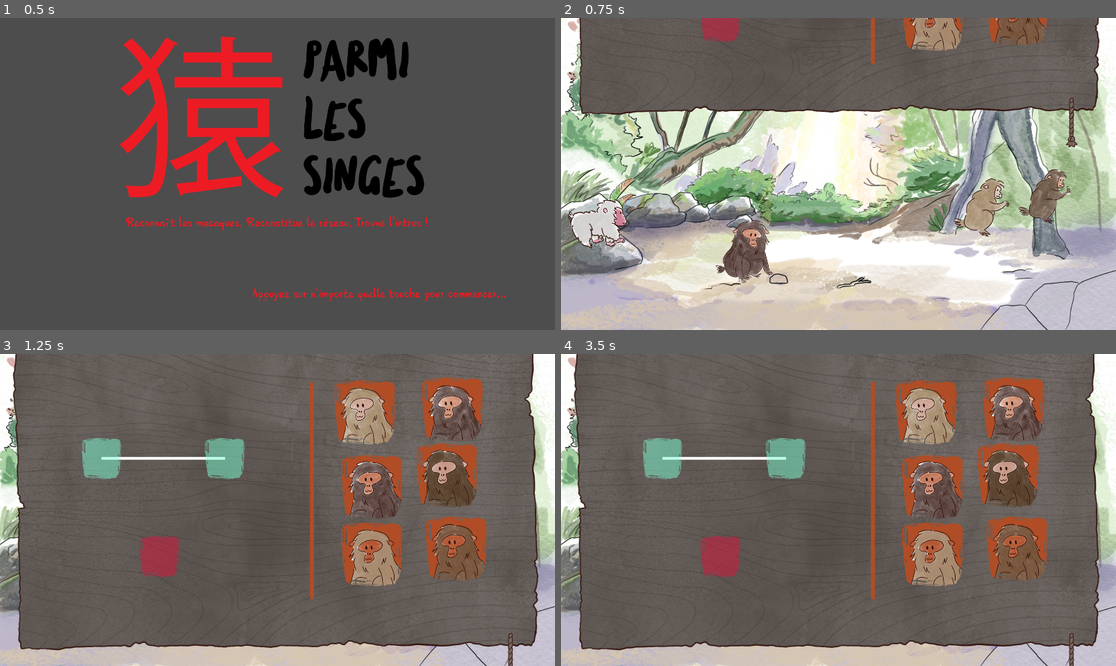
Above: before the commit, frames 1-4 (two rows, left to right).
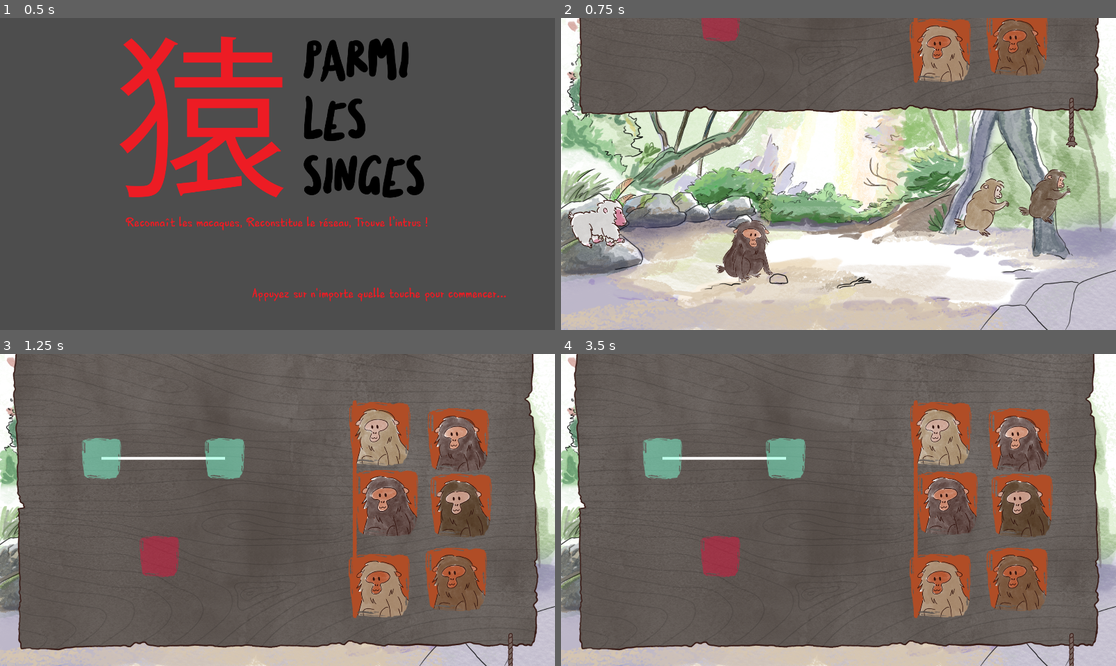
Above: after the commit, the same moments.

Repository: ManonMarchand/scientific-game-jam-25
Game: Godot game, scene res://game/intro.tscn
Same seed, same stepped clock (60 frames per second), same inputs: the game is played once before the commit and once after it. The engine's default icon, where the game draws it, is replaced by a stand-in: a white triangle on a blue panel in a dark square.
Inputs (mouse positions are in pixels of both pictures, inside the frame that each line leads up to):
- Up to frame 1 (0.5 s): no input
- Up to frame 2 (0.75 s): tap N at 0.5 s; move the mouse to (960, 158) at 0.52 s; hold D (move_right) from 0.53 s (still down); tap Space (toggle_panel) at 0.6 s; click (960, 158) at 0.67 s
- Up to frame 3 (1.25 s): keep holding D (move_right)
- Up to frame 4 (3.5 s): release D (move_right) at 1.25 s; drag from (1071, 659) to (927, 413) at 1.27 s; move the mouse to (982, 544) at 2.02 s; hold D (move_right) 2.03-2.75 s; tap Space (toggle_panel) at 2.1 s; click (982, 544) at 2.17 s; drag from (927, 413) to (932, 488) at 2.77 s

Frame 1 is identical in both runs. In frame 2, 3.4% of the frame differs, in the area x 55-88%, y 0-21%; in frame 3, 14%, in the area x 55-89%, y 7-85%; in frame 4, 14%.

Commit message:
Ajout Level 3

Diff:
--- a/monkey/levels/level_3/level_3.tscn
+++ /dev/null
@@ -1,23 +0,0 @@
-[gd_scene load_steps=7 format=3 uid="uid://bn5bm7xm2ie11"]
-
-[ext_resource type="Script" path="res://stage/stage.gd" id="1_u8nwm"]
-[ext_resource type="PackedScene" uid="uid://cgho70gaqq117" path="res://levels/level_3/substage_3_1.tscn" id="2_surhm"]
-[ext_resource type="PackedScene" uid="uid://dw0osuuj056bv" path="res://levels/level_3/substage_3_2.tscn" id="3_mi0ku"]
-[ext_resource type="PackedScene" uid="uid://cd8g353hqck3h" path="res://switch-panel/switch_panel.tscn" id="4_318iw"]
-[ext_resource type="PackedScene" uid="uid://sni25viakfdc" path="res://levels/level_3/level_3_panel.tscn" id="5_4dgje"]
-[ext_resource type="PackedScene" uid="uid://c4ysry6xndv5u" path="res://player/player.tscn" id="6_be3gi"]
-
-[node name="Stage2" type="Node2D"]
-script = ExtResource("1_u8nwm")
-substage_list = Array[PackedScene]([ExtResource("2_surhm"), ExtResource("3_mi0ku")])
-
-[node name="SwitchPanel" parent="." instance=ExtResource("4_318iw")]
-z_index = 10
-panel_scene = ExtResource("5_4dgje")
-
-[node name="Player" parent="." instance=ExtResource("6_be3gi")]
-z_index = 1
-position = Vector2(284, 696)
-
-[connection signal="leave_left" from="Player" to="." method="_on_player_leave_left"]
-[connection signal="leave_right" from="Player" to="." method="_on_player_leave_right"]
--- a/monkey/levels/level_3/level_3_panel.tscn
+++ /dev/null
@@ -1,52 +0,0 @@
-[gd_scene load_steps=5 format=3 uid="uid://sni25viakfdc"]
-
-[ext_resource type="PackedScene" uid="uid://xj4y42plc61i" path="res://panel/diagram_node.tscn" id="1_npw1k"]
-[ext_resource type="PackedScene" uid="uid://bu53lurbsq12e" path="res://panel/link.tscn" id="2_a0u20"]
-[ext_resource type="PackedScene" uid="uid://m0h11i3p4wpb" path="res://panel/portraits/portrait.tscn" id="3_wp4xk"]
-[ext_resource type="PackedScene" uid="uid://dwln8mmiw7tpp" path="res://panel/inventory.tscn" id="4_75whg"]
-
-[node name="Level3" type="Node2D"]
-
-[node name="case1" parent="." instance=ExtResource("1_npw1k")]
-position = Vector2(358, 234)
-
-[node name="case2" parent="." instance=ExtResource("1_npw1k")]
-position = Vector2(783, 231)
-
-[node name="case3" parent="." instance=ExtResource("1_npw1k")]
-position = Vector2(573, 434)
-
-[node name="case4" parent="." instance=ExtResource("1_npw1k")]
-position = Vector2(847, 437)
-is_trespaser_node = true
-
-[node name="Link12" parent="." node_paths=PackedStringArray("node_1", "node_2") instance=ExtResource("2_a0u20")]
-position = Vector2(492, 746)
-node_1 = NodePath("../case1")
-node_2 = NodePath("../case2")
-
-[node name="Link23" parent="." node_paths=PackedStringArray("node_1", "node_2") instance=ExtResource("2_a0u20")]
-position = Vector2(1368, 307)
-node_1 = NodePath("../case2")
-node_2 = NodePath("../case3")
-
-[node name="Link13" parent="." node_paths=PackedStringArray("node_1", "node_2") instance=ExtResource("2_a0u20")]
-position = Vector2(1368, 307)
-node_1 = NodePath("../case1")
-node_2 = NodePath("../case3")
-
-[node name="Portrait" parent="." instance=ExtResource("3_wp4xk")]
-position = Vector2(1169, 166)
-
-[node name="Portrait2" parent="." instance=ExtResource("3_wp4xk")]
-position = Vector2(1117, 343)
-
-[node name="Portrait3" parent="." instance=ExtResource("3_wp4xk")]
-position = Vector2(1180, 581)
-
-[node name="Portrait4" parent="." instance=ExtResource("3_wp4xk")]
-position = Vector2(1316, 467)
-
-[node name="Inventory" parent="." instance=ExtResource("4_75whg")]
-z_index = -1
-position = Vector2(1201, 406)
--- /dev/null
+++ b/monkey/levels/level_3/panel_3.tscn
@@ -0,0 +1,75 @@
+[gd_scene load_steps=10 format=3 uid="uid://gl2dk4mr25j5"]
+
+[ext_resource type="Texture2D" uid="uid://0b4r0psarxia" path="res://assets/panel/PANNEAU.png" id="1_hwnem"]
+[ext_resource type="PackedScene" uid="uid://bu53lurbsq12e" path="res://panel/link.tscn" id="2_vckf3"]
+[ext_resource type="PackedScene" uid="uid://xj4y42plc61i" path="res://panel/diagram_node.tscn" id="3_r056e"]
+[ext_resource type="Texture2D" uid="uid://001wtpqrhsjt" path="res://assets/panel/separation.png" id="4_wdssx"]
+[ext_resource type="PackedScene" uid="uid://nrrbs5nq11tj" path="res://panel/portraits/portrait_ginette.tscn" id="5_jde74"]
+[ext_resource type="PackedScene" uid="uid://djolbi3o3lol3" path="res://panel/portraits/portrait_jean.tscn" id="7_beoto"]
+[ext_resource type="PackedScene" uid="uid://kxqjw53d2for" path="res://panel/portraits/portrait_michel.tscn" id="8_gn1vi"]
+[ext_resource type="PackedScene" uid="uid://c74ek7engj1x8" path="res://panel/portraits/portrait_veronique.tscn" id="10_q5xm5"]
+[ext_resource type="PackedScene" uid="uid://dwln8mmiw7tpp" path="res://panel/inventory.tscn" id="11_bp08c"]
+
+[node name="Level1" type="Node2D"]
+
+[node name="Background" type="Sprite2D" parent="."]
+z_index = -2
+scale = Vector2(0.998438, 1)
+texture = ExtResource("1_hwnem")
+centered = false
+
+[node name="link12" parent="." node_paths=PackedStringArray("node_1", "node_2") instance=ExtResource("2_vckf3")]
+position = Vector2(492, 746)
+node_1 = NodePath("../case1")
+node_2 = NodePath("../case2")
+
+[node name="link13" parent="." node_paths=PackedStringArray("node_1", "node_2") instance=ExtResource("2_vckf3")]
+position = Vector2(492, 746)
+node_1 = NodePath("../case1")
+node_2 = NodePath("../case3")
+
+[node name="link23" parent="." node_paths=PackedStringArray("node_1", "node_2") instance=ExtResource("2_vckf3")]
+position = Vector2(492, 746)
+node_1 = NodePath("../case2")
+node_2 = NodePath("../case3")
+
+[node name="case1" parent="." instance=ExtResource("3_r056e")]
+z_index = 1
+position = Vector2(351, 362)
+
+[node name="case2" parent="." instance=ExtResource("3_r056e")]
+z_index = 1
+position = Vector2(778, 362)
+
+[node name="case3" parent="." instance=ExtResource("3_r056e")]
+z_index = 1
+position = Vector2(598, 657)
+
+[node name="case4" parent="." instance=ExtResource("3_r056e")]
+z_index = 1
+position = Vector2(978, 661)
+is_trespaser_node = true
+
+[node name="Separation" type="Sprite2D" parent="."]
+position = Vector2(1227, 537)
+scale = Vector2(0.772727, 0.772727)
+texture = ExtResource("4_wdssx")
+
+[node name="Portrait1" parent="." instance=ExtResource("5_jde74")]
+position = Vector2(1358, 276)
+portrait_number = 1
+
+[node name="Portrait2" parent="." instance=ExtResource("10_q5xm5")]
+position = Vector2(1613, 321)
+portrait_number = 2
+
+[node name="Portrait3" parent="." instance=ExtResource("7_beoto")]
+position = Vector2(1358, 561)
+portrait_number = 3
+
+[node name="Portrait4" parent="." instance=ExtResource("8_gn1vi")]
+position = Vector2(1606, 614)
+portrait_number = 4
+
+[node name="Inventory" parent="." instance=ExtResource("11_bp08c")]
+position = Vector2(1596, 469)
--- a/monkey/levels/level_3/stage_3.tscn
+++ b/monkey/levels/level_3/stage_3.tscn
@@ -1,21 +1,21 @@
-[gd_scene load_steps=7 format=3 uid="uid://ctx2mrt3aennh"]
+[gd_scene load_steps=7 format=3 uid="uid://cjd5gooe8ukm"]
 
-[ext_resource type="Script" path="res://stage/stage.gd" id="1_s4esh"]
-[ext_resource type="PackedScene" uid="uid://cgho70gaqq117" path="res://levels/level_3/substage_3_1.tscn" id="2_888gr"]
-[ext_resource type="PackedScene" uid="uid://cd8g353hqck3h" path="res://switch-panel/switch_panel.tscn" id="2_f3kl2"]
-[ext_resource type="PackedScene" uid="uid://c4ysry6xndv5u" path="res://player/player.tscn" id="3_1ag4o"]
-[ext_resource type="PackedScene" uid="uid://dw0osuuj056bv" path="res://levels/level_3/substage_3_2.tscn" id="3_sq0hw"]
-[ext_resource type="PackedScene" uid="uid://sni25viakfdc" path="res://levels/level_3/level_3_panel.tscn" id="5_hcxmi"]
+[ext_resource type="Script" path="res://stage/stage.gd" id="1_nkm7g"]
+[ext_resource type="PackedScene" uid="uid://cd8g353hqck3h" path="res://switch-panel/switch_panel.tscn" id="2_a1vag"]
+[ext_resource type="PackedScene" uid="uid://cuwqkxotsq1ef" path="res://levels/level_3/substage_3_1.tscn" id="2_csuqn"]
+[ext_resource type="PackedScene" uid="uid://c4ysry6xndv5u" path="res://player/player.tscn" id="3_6qpo0"]
+[ext_resource type="PackedScene" uid="uid://b2nl16tl71rjc" path="res://levels/level_3/substage_3_2.tscn" id="3_lsvae"]
+[ext_resource type="PackedScene" uid="uid://gl2dk4mr25j5" path="res://levels/level_3/panel_3.tscn" id="3_x16rd"]
 
 [node name="Stage2" type="Node2D"]
-script = ExtResource("1_s4esh")
-substage_list = Array[PackedScene]([ExtResource("2_888gr"), ExtResource("3_sq0hw")])
+script = ExtResource("1_nkm7g")
+substage_list = Array[PackedScene]([ExtResource("2_csuqn"), ExtResource("3_lsvae")])
 
-[node name="SwitchPanel" parent="." instance=ExtResource("2_f3kl2")]
+[node name="SwitchPanel" parent="." instance=ExtResource("2_a1vag")]
 z_index = 10
-panel_scene = ExtResource("5_hcxmi")
+panel_scene = ExtResource("3_x16rd")
 
-[node name="Player" parent="." instance=ExtResource("3_1ag4o")]
+[node name="Player" parent="." instance=ExtResource("3_6qpo0")]
 z_index = 1
 position = Vector2(284, 696)
 
--- a/monkey/levels/level_3/substage_3_1.tscn
+++ b/monkey/levels/level_3/substage_3_1.tscn
@@ -1,6 +1,8 @@
-[gd_scene load_steps=2 format=3 uid="uid://cgho70gaqq117"]
+[gd_scene load_steps=4 format=3 uid="uid://cuwqkxotsq1ef"]
 
-[ext_resource type="PackedScene" uid="uid://cw0aiwfwwm1fo" path="res://monkey/monkey.tscn" id="1_hvr8m"]
+[ext_resource type="PackedScene" uid="uid://cw0aiwfwwm1fo" path="res://monkey/monkey.tscn" id="1_fksor"]
+[ext_resource type="Texture2D" uid="uid://dge2ivieobho0" path="res://assets/backgrounds/lvl3_plage_arriere_plan_1.png" id="2_krr56"]
+[ext_resource type="PackedScene" uid="uid://8nimbq03ewnt" path="res://assets/sounds/ambiance/audio_jungle_base.tscn" id="3_cgivh"]
 
 [node name="Substage" type="Node2D"]
 
@@ -9,7 +11,33 @@
 
 [node name="MonkeyList" type="Node2D" parent="."]
 
-[node name="Monkey" parent="MonkeyList" instance=ExtResource("1_hvr8m")]
-position = Vector2(562, 678)
+[node name="Monkey1" parent="MonkeyList" instance=ExtResource("1_fksor")]
+position = Vector2(363, 817)
+monkey_number = 3
+monkey_animation = 27
+
+[node name="Monkey2" parent="MonkeyList" instance=ExtResource("1_fksor")]
+position = Vector2(964, 814)
+scale = Vector2(-1, 1)
 monkey_number = 1
-monkey_animation = 1
+monkey_animation = 13
+
+[node name="Monkey3" parent="MonkeyList" instance=ExtResource("1_fksor")]
+position = Vector2(830, 821)
+scale = Vector2(-1, 1)
+monkey_number = 2
+monkey_animation = 12
+
+[node name="Monkey4" parent="MonkeyList" instance=ExtResource("1_fksor")]
+position = Vector2(1548, 825)
+monkey_number = 4
+monkey_animation = 16
+monkey_is_intruder = true
+
+[node name="Lvl3PlageArrierePlan1" type="Sprite2D" parent="."]
+z_index = -1
+position = Vector2(963, 544)
+texture = ExtResource("2_krr56")
+
+[node name="Audio" parent="." instance=ExtResource("3_cgivh")]
+position = Vector2(2294, 64)
--- a/monkey/levels/level_3/substage_3_2.tscn
+++ b/monkey/levels/level_3/substage_3_2.tscn
@@ -1,6 +1,9 @@
-[gd_scene load_steps=2 format=3 uid="uid://dw0osuuj056bv"]
+[gd_scene load_steps=5 format=3 uid="uid://b2nl16tl71rjc"]
 
-[ext_resource type="PackedScene" uid="uid://cw0aiwfwwm1fo" path="res://monkey/monkey.tscn" id="1_a0d6p"]
+[ext_resource type="PackedScene" uid="uid://cw0aiwfwwm1fo" path="res://monkey/monkey.tscn" id="1_5pw45"]
+[ext_resource type="Texture2D" uid="uid://c1nnqjvdgv5v2" path="res://assets/backgrounds/lvl3_plage_arriere_plan_2.png" id="2_6f8ji"]
+[ext_resource type="PackedScene" uid="uid://8nimbq03ewnt" path="res://assets/sounds/ambiance/audio_jungle_base.tscn" id="3_upq8s"]
+[ext_resource type="PackedScene" uid="uid://dc1qymq8b4m84" path="res://assets/sounds/ambiance/audio_jungle_piano.tscn" id="4_hpdpt"]
 
 [node name="Substage" type="Node2D"]
 
@@ -9,6 +12,34 @@
 
 [node name="MonkeyList" type="Node2D" parent="."]
 
-[node name="Monkey" parent="MonkeyList" instance=ExtResource("1_a0d6p")]
-position = Vector2(562, 678)
-monkey_animation = 14
+[node name="Monkey1" parent="MonkeyList" instance=ExtResource("1_5pw45")]
+position = Vector2(318, 830)
+monkey_number = 1
+monkey_animation = 7
+
+[node name="Monkey2" parent="MonkeyList" instance=ExtResource("1_5pw45")]
+position = Vector2(457, 839)
+monkey_number = 3
+monkey_animation = 15
+
+[node name="Monkey3" parent="MonkeyList" instance=ExtResource("1_5pw45")]
+position = Vector2(888, 826)
+monkey_number = 2
+monkey_animation = 30
+
+[node name="Monkey4" parent="MonkeyList" instance=ExtResource("1_5pw45")]
+position = Vector2(1550, 756)
+monkey_number = 4
+monkey_animation = 16
+monkey_is_intruder = true
+
+[node name="Lvl3PlageArrierePlan2" type="Sprite2D" parent="."]
+z_index = -1
+position = Vector2(960, 542)
+texture = ExtResource("2_6f8ji")
+
+[node name="Audio" parent="." instance=ExtResource("3_upq8s")]
+position = Vector2(2099, 115)
+
+[node name="Audio2" parent="." instance=ExtResource("4_hpdpt")]
+position = Vector2(2090, 204)
--- a/monkey/panel/panel.tscn
+++ b/monkey/panel/panel.tscn
@@ -39,30 +39,27 @@
 is_trespaser_node = true
 
 [node name="Separation" type="Sprite2D" parent="."]
-position = Vector2(1079, 473)
+position = Vector2(1227, 537)
 scale = Vector2(0.772727, 0.772727)
 texture = ExtResource("6_xpm88")
 
-[node name="Inventory" parent="." instance=ExtResource("5_8ng2e")]
-visible = false
-z_index = -1
-position = Vector2(1423, 496)
-scale = Vector2(2.39909, -1.55216)
-
 [node name="Portrait" parent="." instance=ExtResource("6_n656f")]
-position = Vector2(1264, 202)
+position = Vector2(1314, 276)
 
 [node name="Portrait2" parent="." instance=ExtResource("7_xmoem")]
-position = Vector2(1566, 192)
+position = Vector2(1586, 298)
 
 [node name="Portrait3" parent="." instance=ExtResource("8_unfkg")]
-position = Vector2(1286, 460)
+position = Vector2(1336, 516)
 
 [node name="Portrait4" parent="." instance=ExtResource("9_coaba")]
-position = Vector2(1548, 420)
+position = Vector2(1596, 524)
 
 [node name="Portrait5" parent="." instance=ExtResource("10_aqqvg")]
-position = Vector2(1286, 694)
+position = Vector2(1312, 802)
 
 [node name="Portrait6" parent="." instance=ExtResource("11_q52m4")]
-position = Vector2(1578, 674)
+position = Vector2(1578, 780)
+
+[node name="Inventory" parent="." instance=ExtResource("5_8ng2e")]
+position = Vector2(1596, 470)
